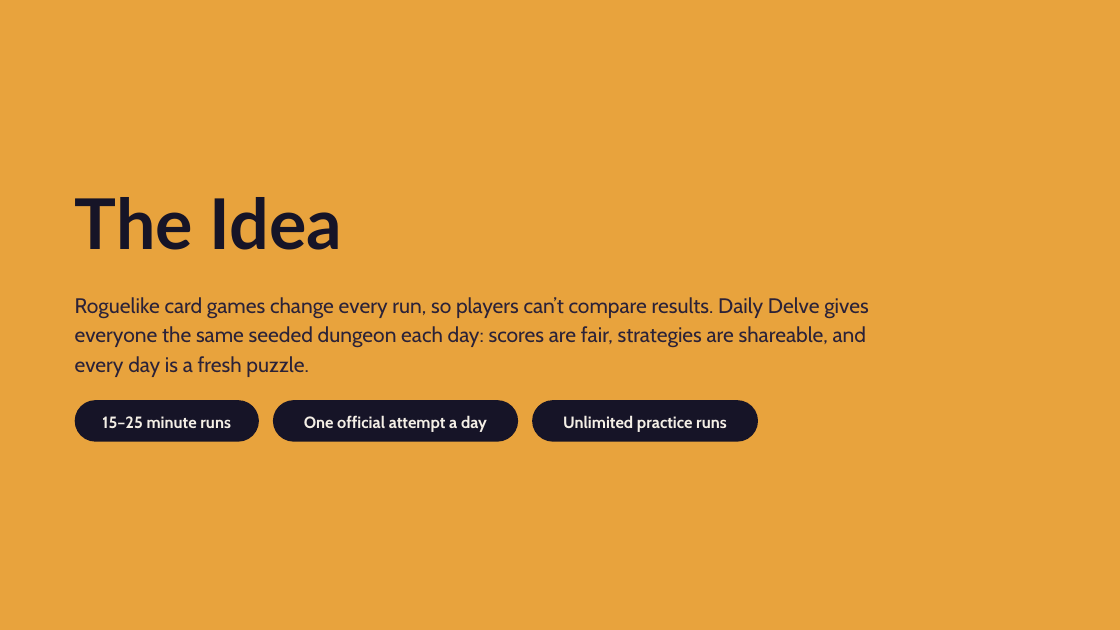
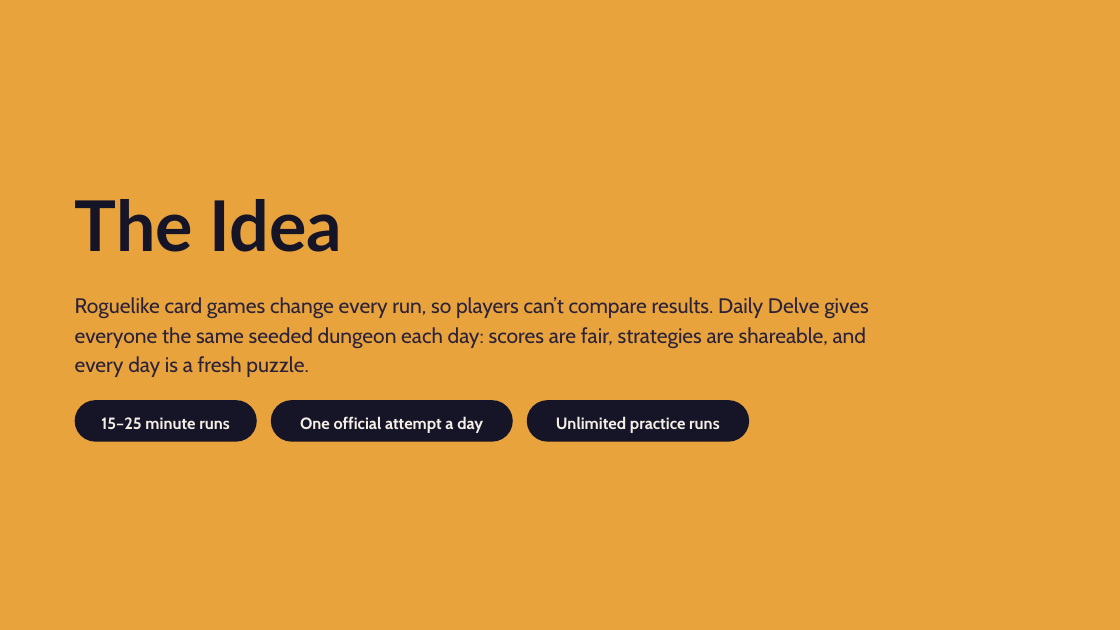
Before and after one commit to Aaron193/cse4095-team-2, a slide deck: slide 2 of Docs/Daily Delve Project Presentation.pptx. Drawn at 1120x630 pixels with LibreOffice and Linux fonts; fonts in the diff are those of the drawing. Boxes give left, top, right and bottom in pixels: in the first picture for what was removed or moved away, otherwise in the second. Text is boxed around its words. In the diff, an @@ line names an element or a change of style, - is before the commit and + after.

```diff
--- a/Docs/Daily Delve Project Presentation.pptx
+++ b/Docs/Daily Delve Project Presentation.pptx
@@ title "The Idea" at <box>75,199,342,252</box>: line spacing 0.92 to 66pt @@
@@ rounded rectangle "One official attempt a day": place and size @@
-rounded rectangle "One official attempt a day" at <box>273,400,518,441</box>
+rounded rectangle "One official attempt a day" at <box>271,400,513,441</box>
@@ line spacing 1.17 to 19.6pt in 3 elements at <box>75,400,257,441</box>, <box>271,400,513,441</box>, <box>527,400,749,441</box> @@
@@ rounded rectangle "Unlimited practice runs": place and size @@
-rounded rectangle "Unlimited practice runs" at <box>532,400,758,441</box>
+rounded rectangle "Unlimited practice runs" at <box>527,400,749,441</box>
```
Also in this commit, not shown: 7 other slides changed.
